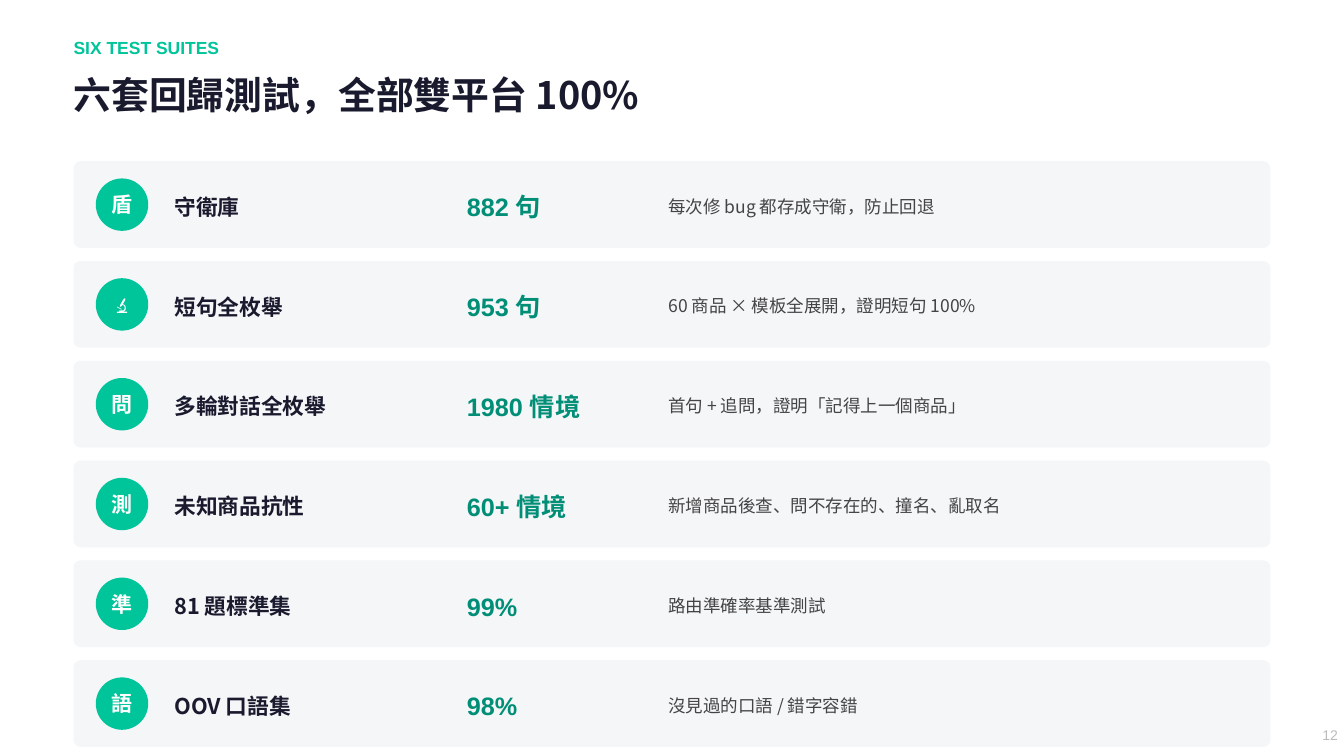
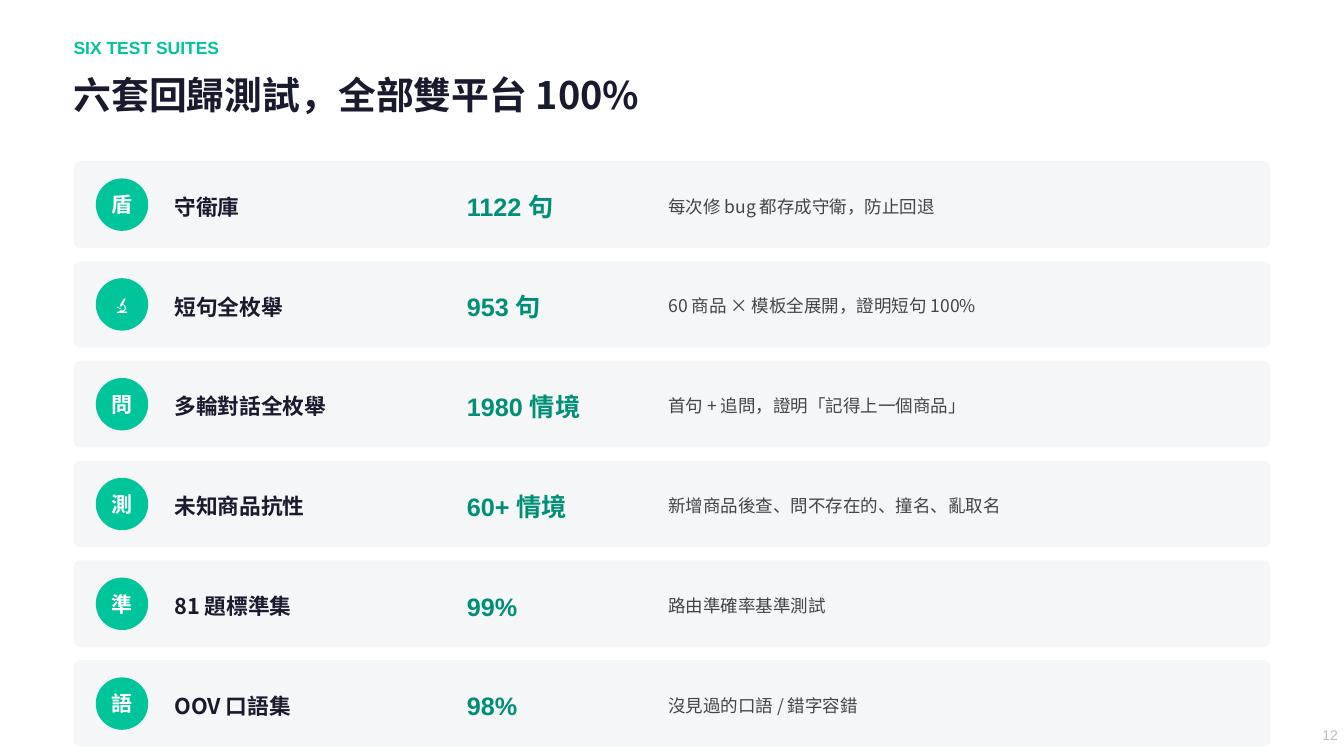
Before and after one commit to chunyen627-afk/warehouse-v2-agent, a slide deck: slide 12 of 倉管Agent_專案簡報.pptx. Drawn at 1344x756 pixels with LibreOffice and Linux fonts; fonts in the diff are those of the drawing. Boxes give left, top, right and bottom in pixels: in the first picture for what was removed or moved away, otherwise in the second. Text is boxed around its words. In the diff, an @@ line names an element or a change of style, - is before the commit and + after.

```diff
--- a/倉管Agent_專案簡報.pptx
+++ b/倉管Agent_專案簡報.pptx
@@ text at (467,194,553,219): text changed @@
-882 句
+1122 句
```
Also in this commit, not shown: 3 other slides changed, 3 slides added, 1 other file.
